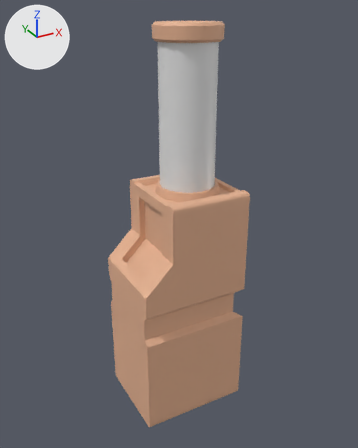
The FBX model The Outer Frame/Assets/Models/progresorModule-model.fbx, before and after one commit.
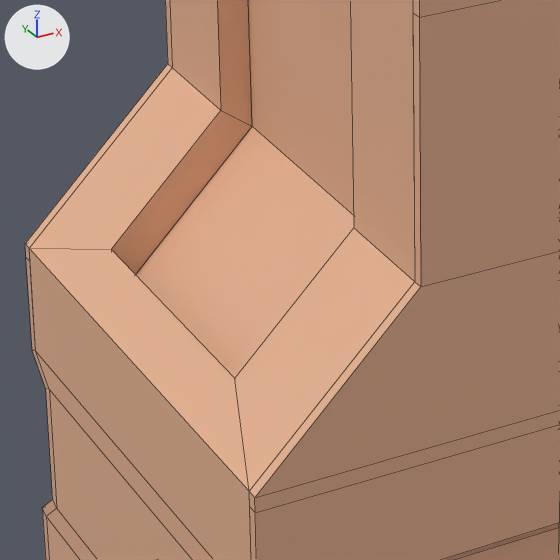
Each version is shown whole from a 50 mm lens placed at (-0.161, -0.302, 0.302), pointed at (0.007, 0.003, 0.15), then close up on the part from 29% to 55% of the width and 49% to 69% of the height. The lights are fixed; the arrows at upper left show +X, +Y and +Z. The close-ups show mesh edges as thin lines.

The scene before the commit, as lines of its bpy script (objects in view):
```python
me_cube_035 = bpy.data.meshes.new('Cube.035')
me_cube_035.from_pydata(...)  # 382 vertices, 272 faces; spans x -0.04..0.044, y -0.034..0.034, z 0.001..0.184
me_cube_035.materials.append(mat_progresor_module_mat)  # its picture is missing
me_cube_038 = bpy.data.meshes.new('Cube.038')
me_cube_038.from_pydata(...)  # 204 vertices, 163 faces; spans x -0.04..0.044, y -0.035..0.035, z 0.0..0.182
me_cube_038.materials.append(mat_progresor_module_mat)  # its picture is missing
ob_module_casing = bpy.data.objects.new('module casing', me_cube_038)
ob_module_casing.location = (0.0, 0.0009, -0.0011)
ob_progresor_module = bpy.data.objects.new('progresor module', me_cube_035)
ob_progresor_module.location = (0.0, 0.0009, -0.0011)
```
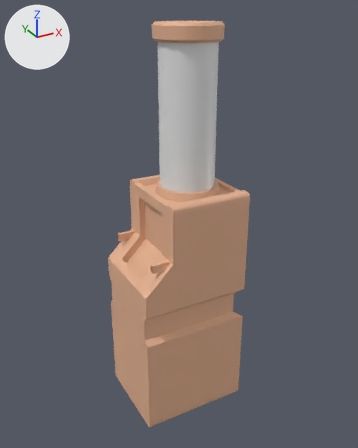
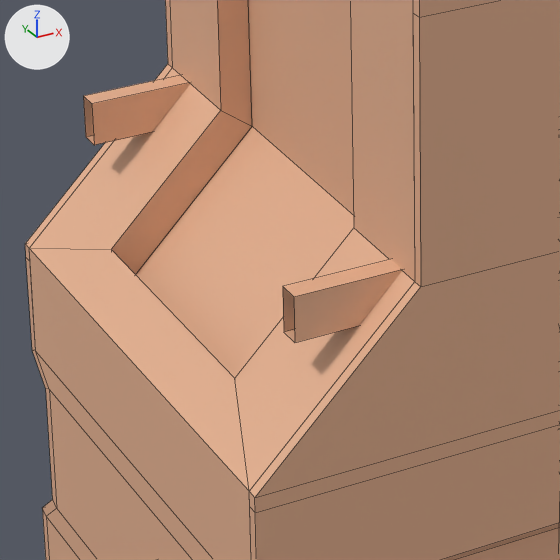
Boxes [x1, y1, x2, y2] around the edits, measured in the close-ups (560 x 560 px):
'print extension', added (orange)
    after: [83, 75, 402, 343]

The change, as a diff of the scene's bpy script:
```diff
--- a/The Outer Frame/Assets/Models/progresorModule-model.fbx.py
+++ b/The Outer Frame/Assets/Models/progresorModule-model.fbx.py
@@ me_cube_017 @@
+me_cube_017.from_pydata(...)  # 24 vertices, 16 faces; spans x 0.0..0.0314, y -0.031..0.031, z -0.003..0.003
+me_cube_017.materials.append(mat_progresor_module_mat)  # its picture is missing
@@ ob_print_extension @@
+ob_print_extension = bpy.data.objects.new('print extension', me_cube_017)
+ob_print_extension.location = (-0.0321, 0.0009, 0.1363)
```
